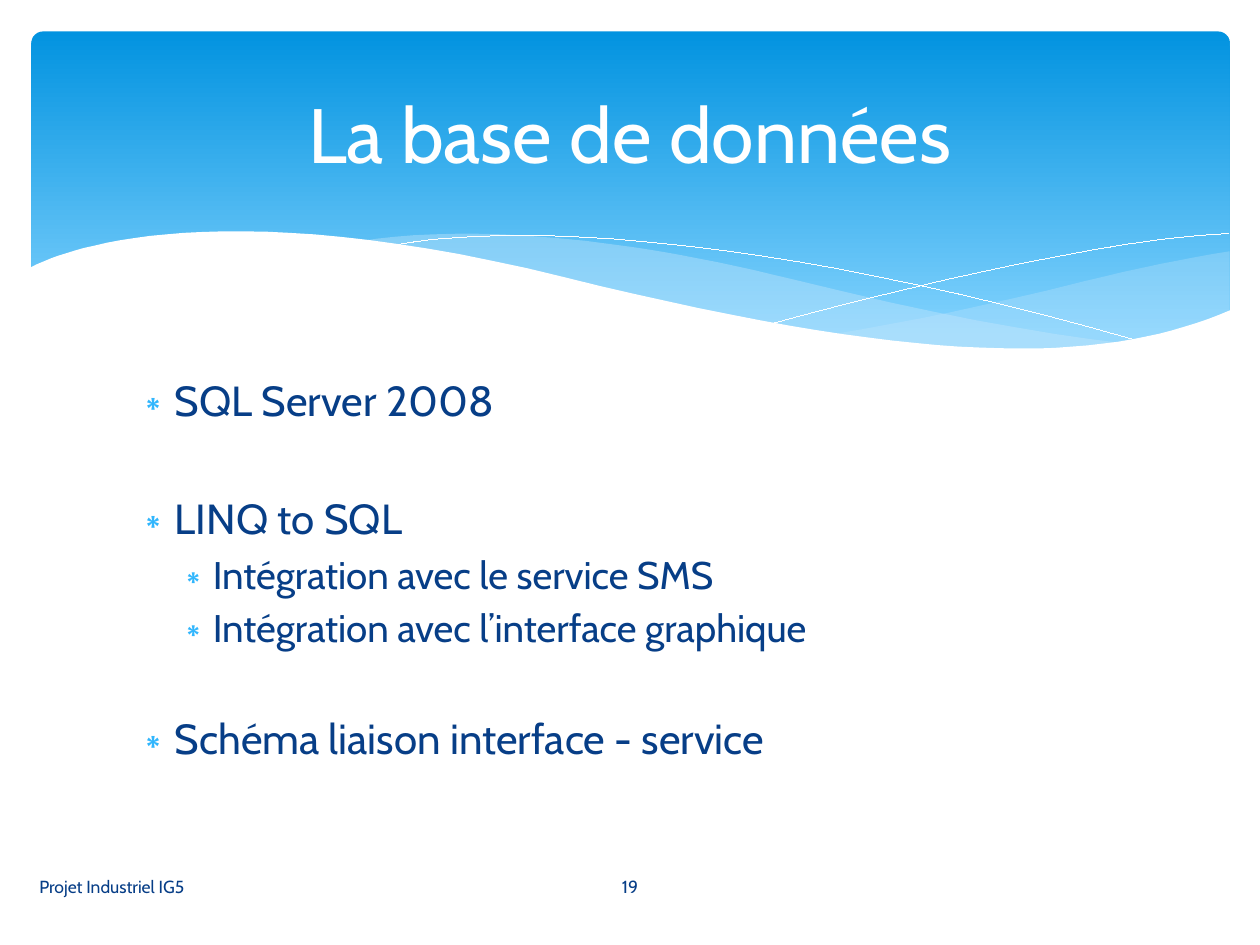
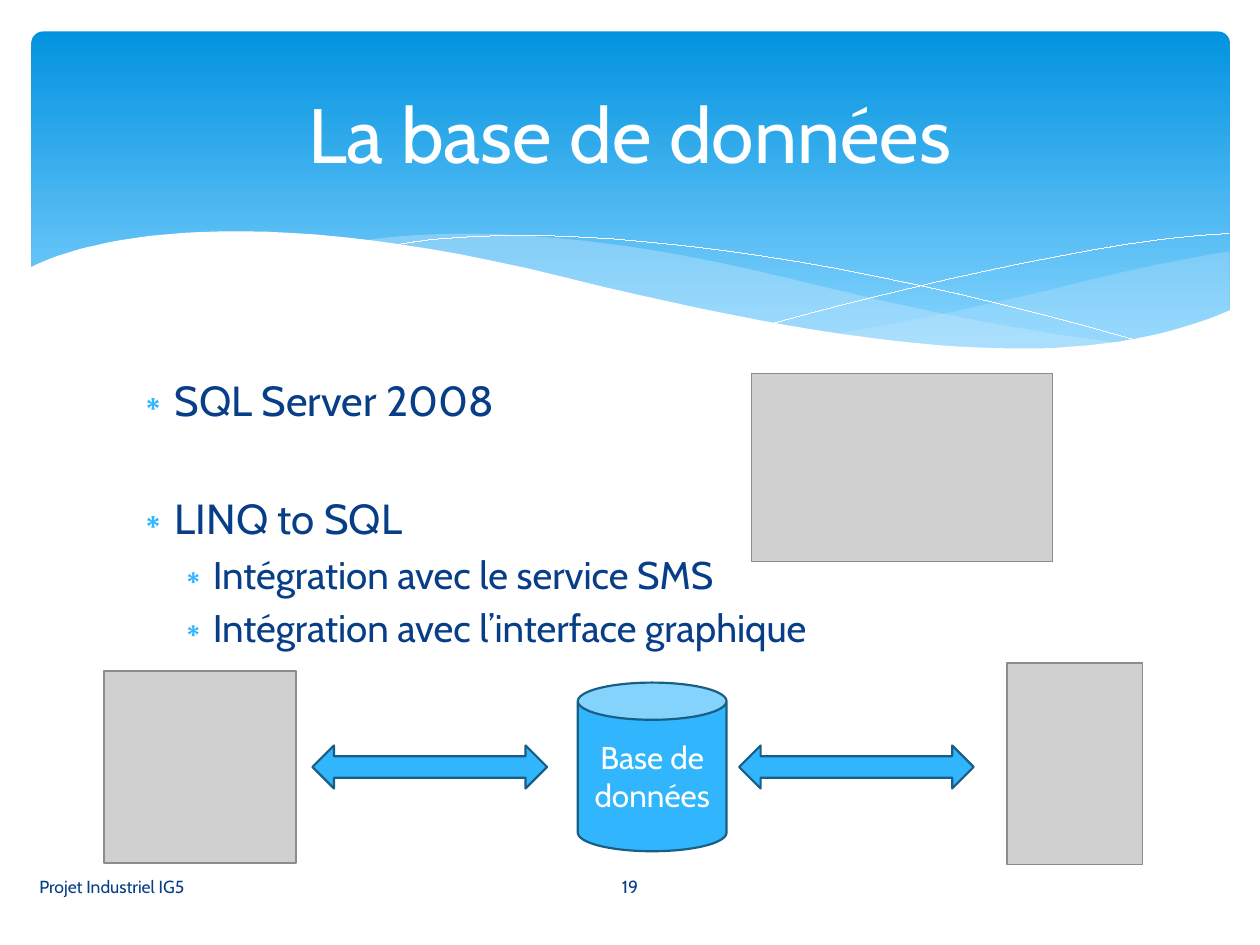
Before and after one commit to gyagapen/Synox, a slide deck: slide 19 of Docs/Powerpoint/Presentation_synox_v1.pptx. Drawn at 1260x945 pixels with LibreOffice and Linux fonts; fonts in the diff are those of the drawing; grey boxes stand for pictures. Boxes give left, top, right and bottom in pixels: in the first picture for what was removed or moved away, otherwise in the second. Text is boxed around its words. In the diff, an @@ line names an element or a change of style, - is before the commit and + after.

Commit message:
ppt v3

```diff
--- a/Docs/Powerpoint/Presentation_synox_v1.pptx
+++ b/Docs/Powerpoint/Presentation_synox_v1.pptx
@@ picture added at (751, 373, 1052, 562) @@
@@ picture added at (105, 670, 296, 862) @@
@@ cylinder added at (578, 683, 727, 852), fill #31B6FD, outline #195F84 1.25 pt, 18 pt, text #FFFFFF @@
+Base de données
@@ picture added at (1007, 663, 1142, 864) @@
@@ text at (175, 722, 764, 755): paragraph removed @@
-∗ Schéma liaison interface - service
@@ left right arrow added at (312, 746, 547, 789), fill #31B6FD, outline #195F84 1.25 pt @@
@@ left right arrow added at (740, 746, 974, 789), fill #31B6FD, outline #195F84 1.25 pt @@
```
Also in this commit, not shown: 5 other slides changed, 1 other file.
